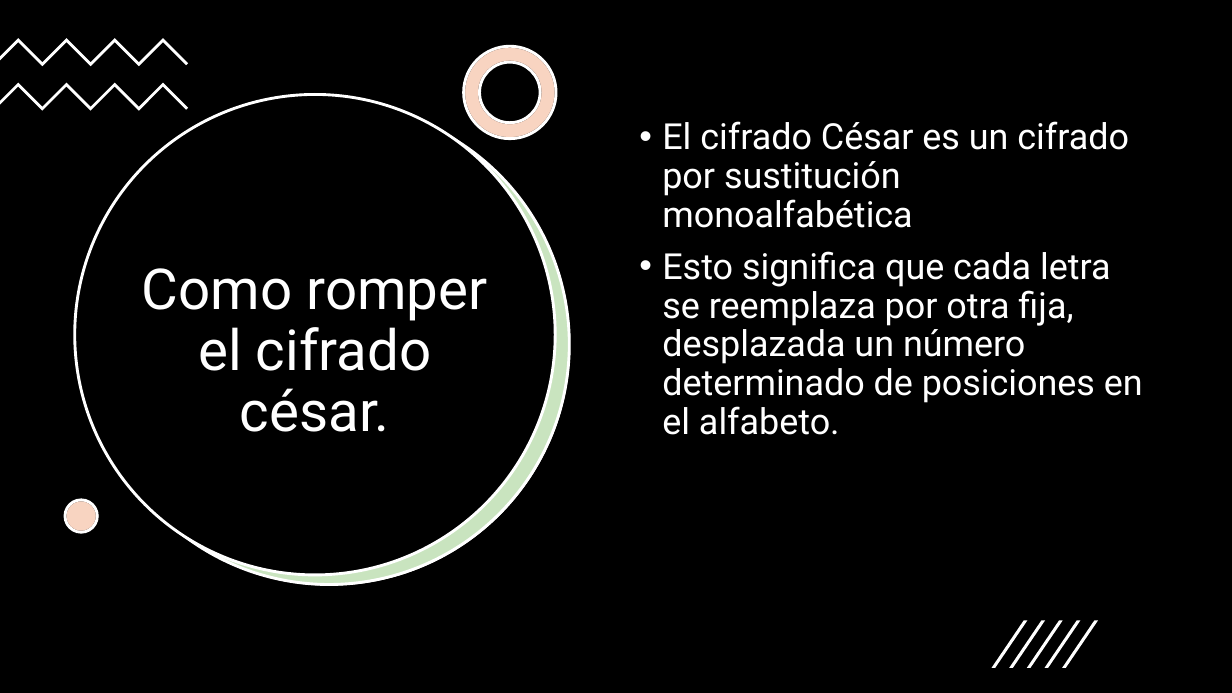
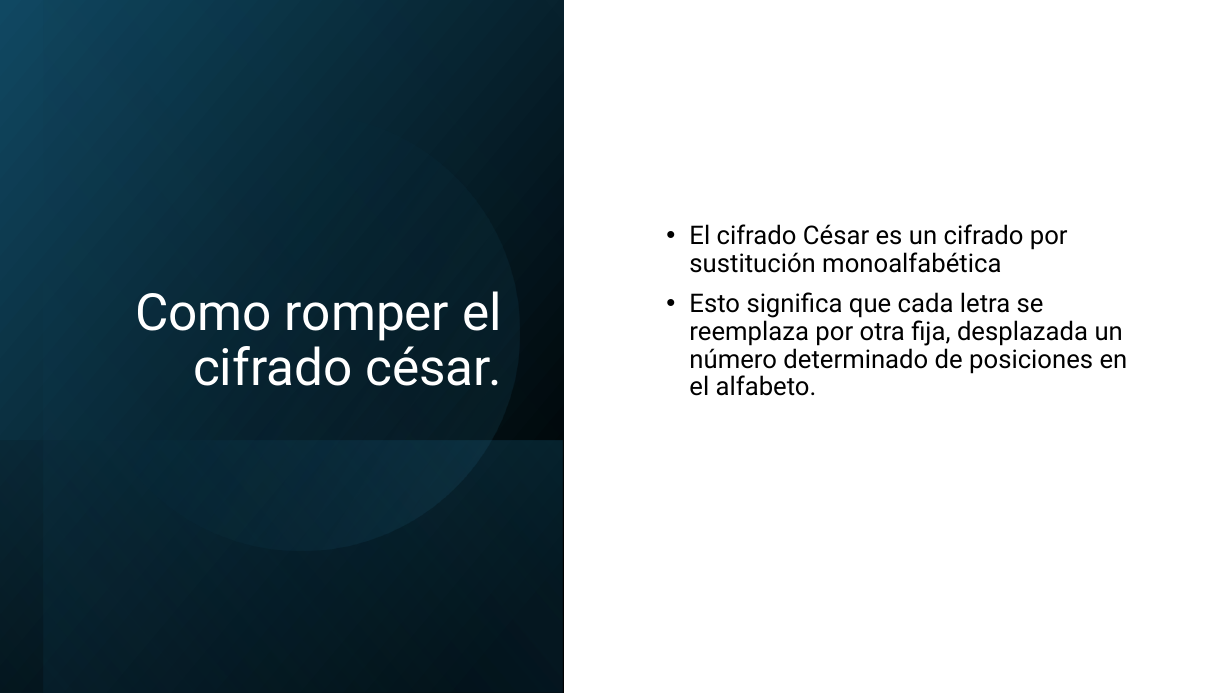
Before and after one commit to AlexPs06/CienciaViva2025-ICAP, a slide deck: slide 14 of Cifrado-Imagenes.pptx (slide 8 before the commit). Drawn at 1232x693 pixels with LibreOffice and Linux fonts; fonts in the diff are those of the drawing. Boxes give left, top, right and bottom in pixels: in the first picture for what was removed or moved away, otherwise in the second. Text is boxed around its words. In the diff, an @@ line names an element or a change of style, - is before the commit and + after.

```diff
--- a/Cifrado-Imagenes.pptx
+++ b/Cifrado-Imagenes.pptx
@@ rectangle removed at bbox=[0, 0, 1232, 693] @@
@@ rectangle added at bbox=[0, 0, 564, 693], fill gradient #000000 to #104862 @@
@@ rectangle added at bbox=[44, 0, 564, 693], fill gradient #000000 to #156082 @@
@@ freeform shape removed at bbox=[0, 38, 189, 66] @@
@@ title "Como romper el cifrado césar.": place and size @@
-title "Como romper el cifrado césar." at bbox=[142, 268, 488, 432]
+title "Como romper el cifrado césar." at bbox=[135, 291, 502, 386]
@@ title "Como romper el cifrado césar." at bbox=[135, 291, 502, 386]: size 44 to 40 pt; alignment centre to right; vertical alignment middle to bottom @@
@@ freeform shape removed at bbox=[464, 46, 556, 139] @@
@@ freeform shape removed at bbox=[464, 46, 556, 139] @@
@@ freeform shape removed at bbox=[0, 82, 189, 110] @@
@@ ellipse at bbox=[44, 74, 559, 589]: fill #000000 to gradient #156082 to #46B1E1; outline #FFFFFF 2.25 pt to none; rotation 0 to 101 degrees @@
@@ text "El cifrado César es un ...": place and size @@
-text "El cifrado César es un ..." at bbox=[662, 121, 1143, 435]
+text "El cifrado César es un ..." at bbox=[689, 224, 1128, 396]
@@ text "El cifrado César es un ..." at bbox=[689, 224, 1128, 396]: size 28 to 20 pt, text colour #FFFFFF to #000000; vertical alignment top to middle @@
@@ ellipse removed at bbox=[89, 104, 569, 585] @@
@@ ellipse removed at bbox=[90, 105, 570, 586] @@
@@ rectangle added at bbox=[0, 440, 563, 693], fill gradient #156082 to #000000 @@
@@ ellipse removed at bbox=[65, 500, 97, 532] @@
@@ ellipse removed at bbox=[65, 500, 97, 532] @@
@@ group removed at bbox=[992, 620, 1099, 667]: 5 freeform shapes @@
```
Also in this commit, not shown: 15 other slides changed, 20 slides added, 2 slides removed, 4 other files.
